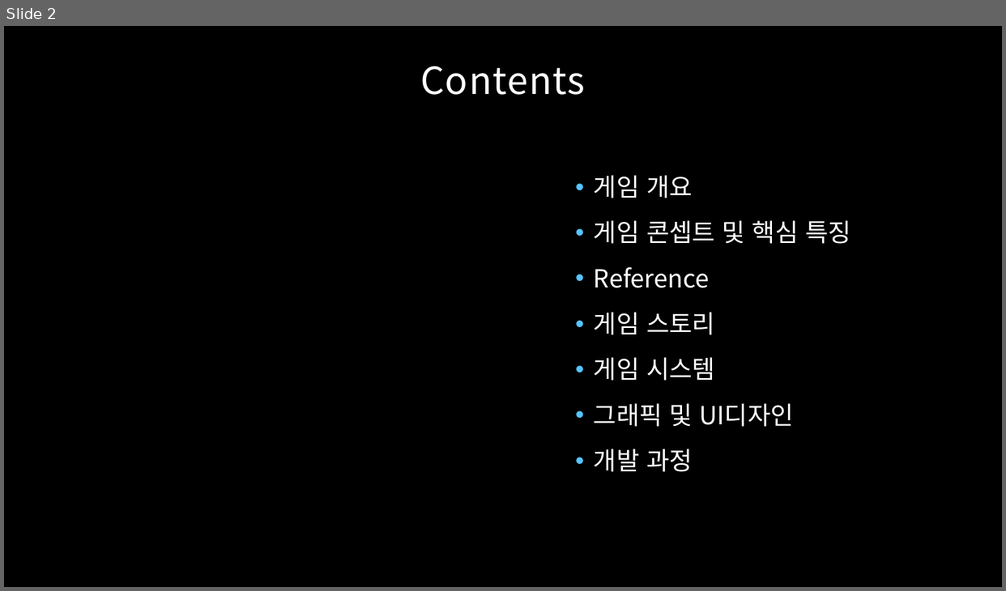
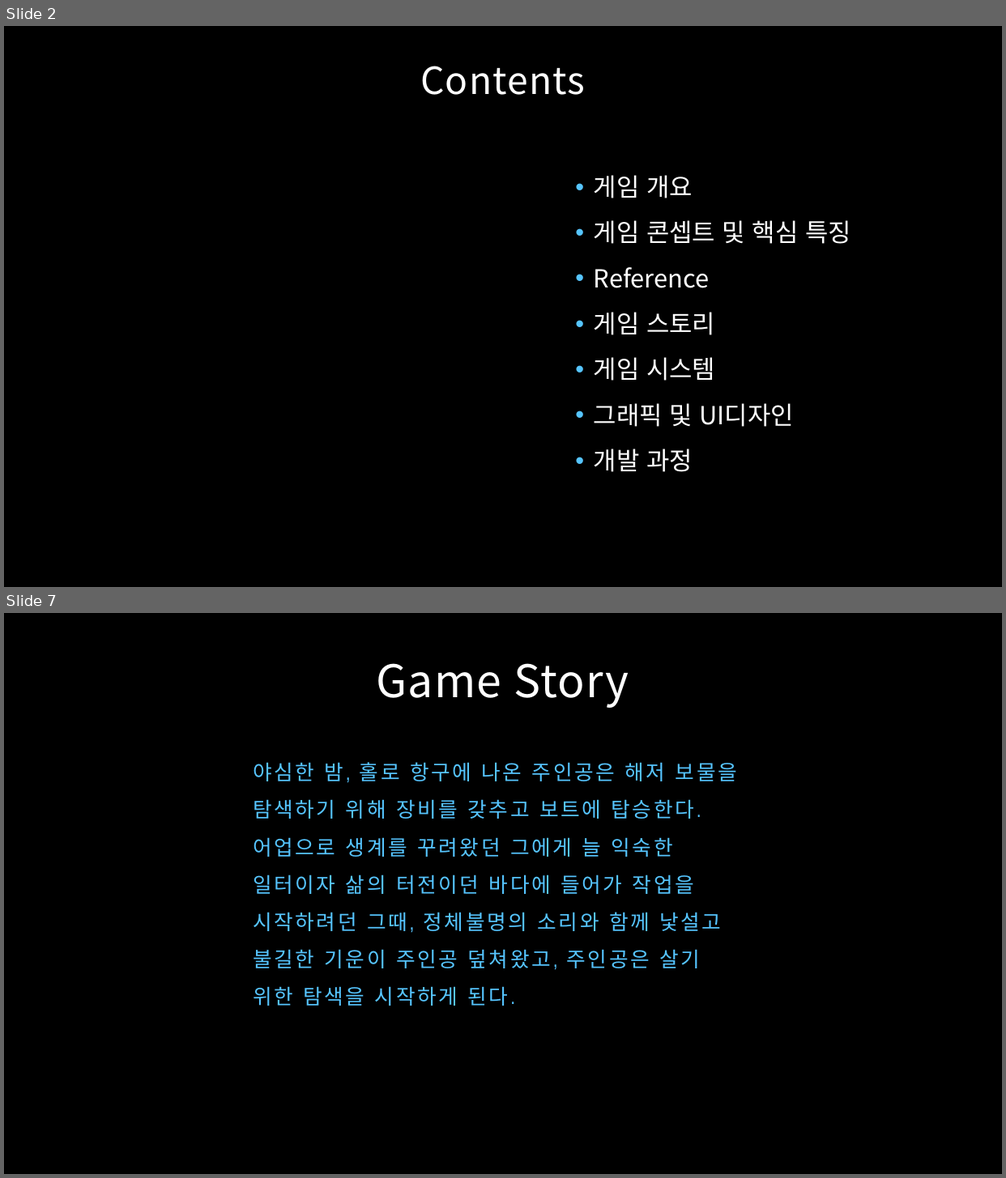
Before and after one commit to SoljikNim/MBC_DownThere, a slide deck: The Deep.pptx. Shown one above the other, each under a label of ours: slide 2 before the commit, slides 2 and 7 after it; the slides between them are not shown. The pictures are 1006x591 and 1006x1178 pixels, drawn with LibreOffice and Linux fonts; fonts in the diff are those of the drawing; background and template pictures are left out. Boxes give left, top, right and bottom in pixels: in the first picture for what was removed or moved away, otherwise in the second. Text is boxed around its words. In the diff, an @@ line names an element or a change of style, - is before the commit and + after.

```diff
--- a/The Deep.pptx
+++ b/The Deep.pptx
@@ slide 7 added at (x1=4, y1=613, x2=1002, y2=1174), background picture (left out) @@
@@ title added at (x1=376, y1=663, x2=629, y2=708), 43.2 pt, text #FFFFFF @@
+Game Story
@@ text added at (x1=253, y1=762, x2=737, y2=1006), 20 pt, text #56C5FF @@
+야심한 밤, 홀로 항구에 나온 주인공은 해저 보물을 탐색하기 위해 장비를 갖추고 보트에 탑승한다.
+어업으로 생계를 꾸려왔던 그에게 늘 익숙한 일터이자 삶의 터전이던 바다에 들어가 작업을 시작하려던 그때, 정체불명의 소리와 함께 낯설고 불길한 기운이 주인공 덮쳐왔고, 주인공은 살기 위한 탐색을 시작하게 된다.
```
Also in this commit, not shown: 4 slides changed, 3 other slides added, 8 slides removed, 3 other files.
